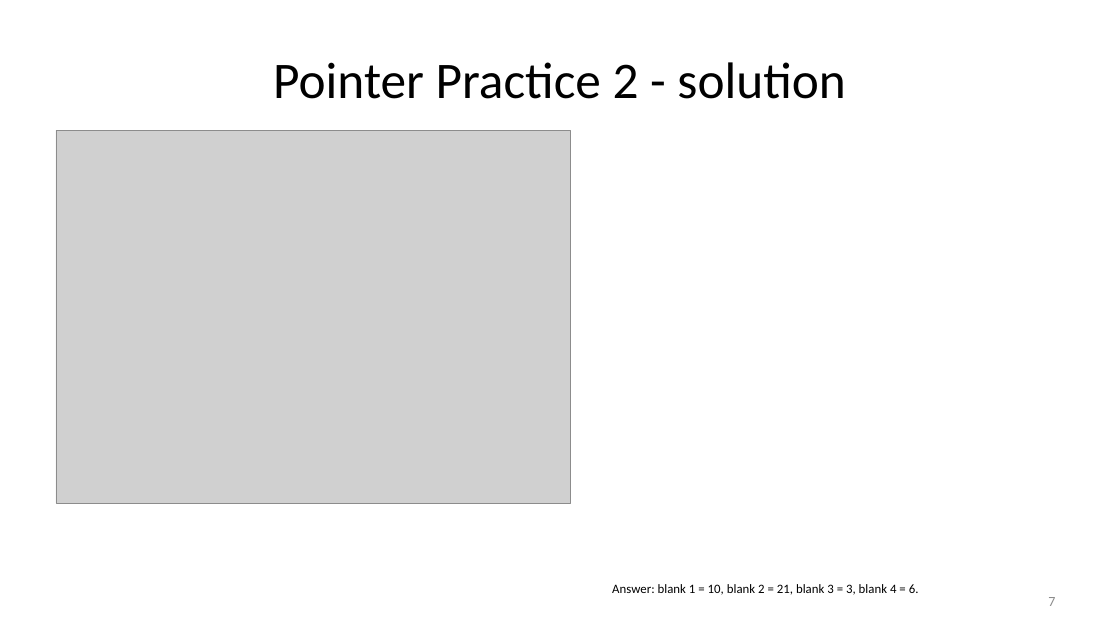
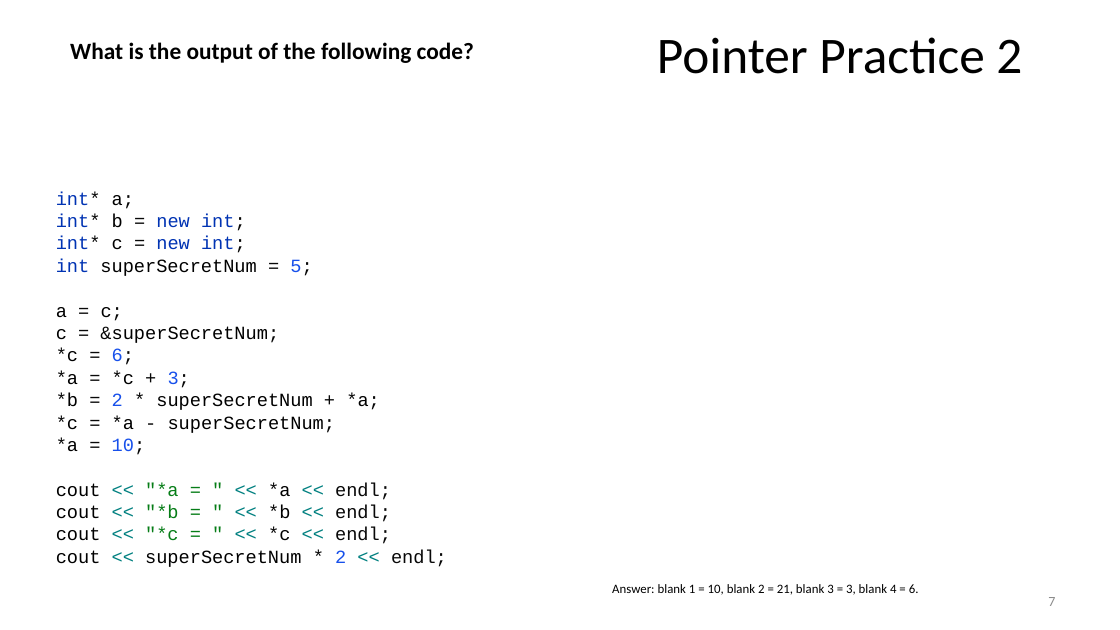
Before and after one commit to JimmyKePeng/Bootcamp-Repository, a slide deck: slide 7 of - Slides/CS301_Bootcamp_Pointer Practice - blank.pptx. Drawn at 1120x630 pixels with LibreOffice and Linux fonts; fonts in the diff are those of the drawing; grey boxes stand for pictures. Boxes give left, top, right and bottom in pixels: in the first picture for what was removed or moved away, otherwise in the second. Text is boxed around its words. In the diff, an @@ line names an element or a change of style, - is before the commit and + after.

```diff
--- a/- Slides/CS301_Bootcamp_Pointer Practice - blank.pptx
+++ b/- Slides/CS301_Bootcamp_Pointer Practice - blank.pptx
@@ text added at (x1=70, y1=42, x2=474, y2=63), 20 pt, text #000000, bold @@
+What is the output of the following code?
@@ title at (x1=657, y1=37, x2=1022, y2=74): text changed @@
-Pointer Practice 2 - solution
+Pointer Practice 2
@@ picture removed at (x1=56, y1=130, x2=571, y2=503) @@
@@ text added at (x1=56, y1=192, x2=447, y2=567), 16 pt, text #000000 @@
+int* a;
+int* b = new int;
+int* c = new int;
+int superSecretNum = 5;
+a = c;
+c = &superSecretNum;
+*c = 6;
+*a = *c + 3;
+*b = 2 * superSecretNum + *a;
+*c = *a - superSecretNum;
+*a = 10;
+cout << "*a = " << *a << endl;
+cout << "*b = " << *b << endl;
+cout << "*c = " << *c << endl;
+cout << superSecretNum * 2 << endl;
```
Also in this commit, not shown: 6 other slides changed, 3 slides added.
